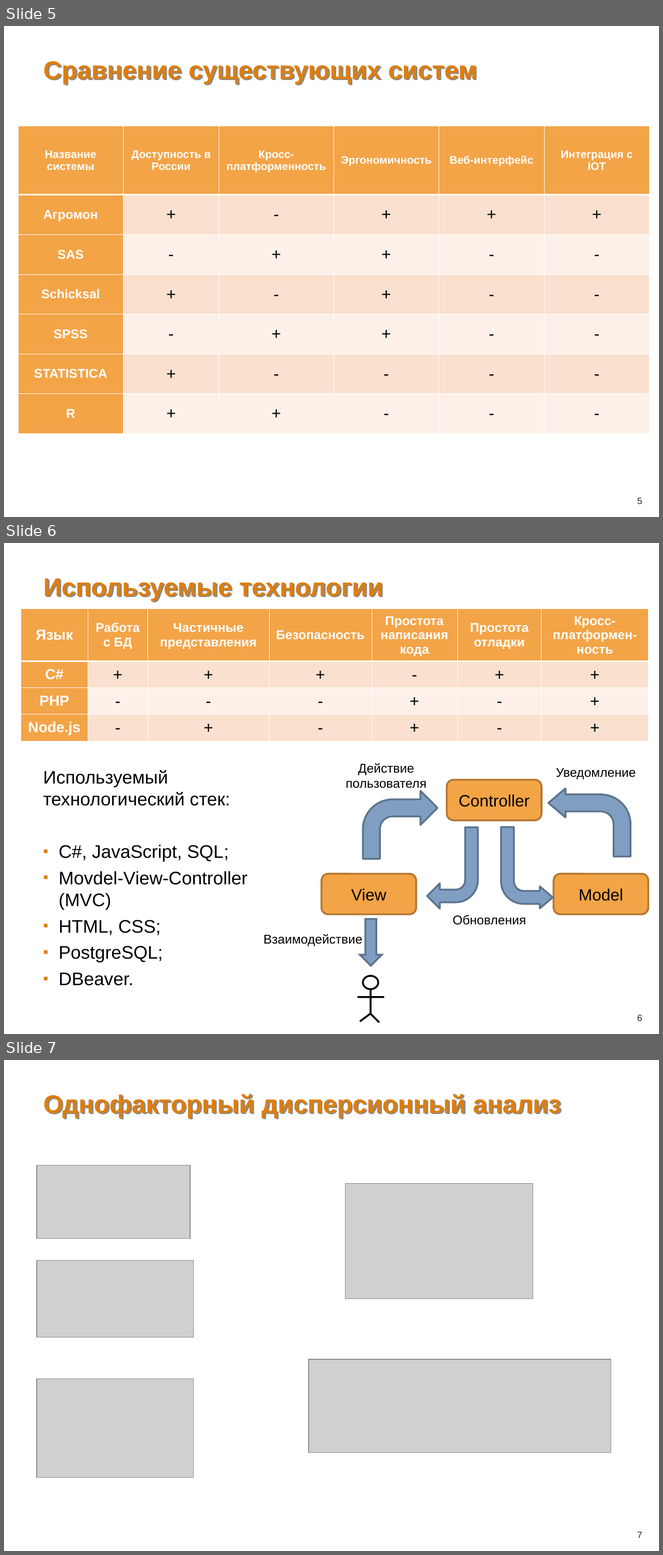
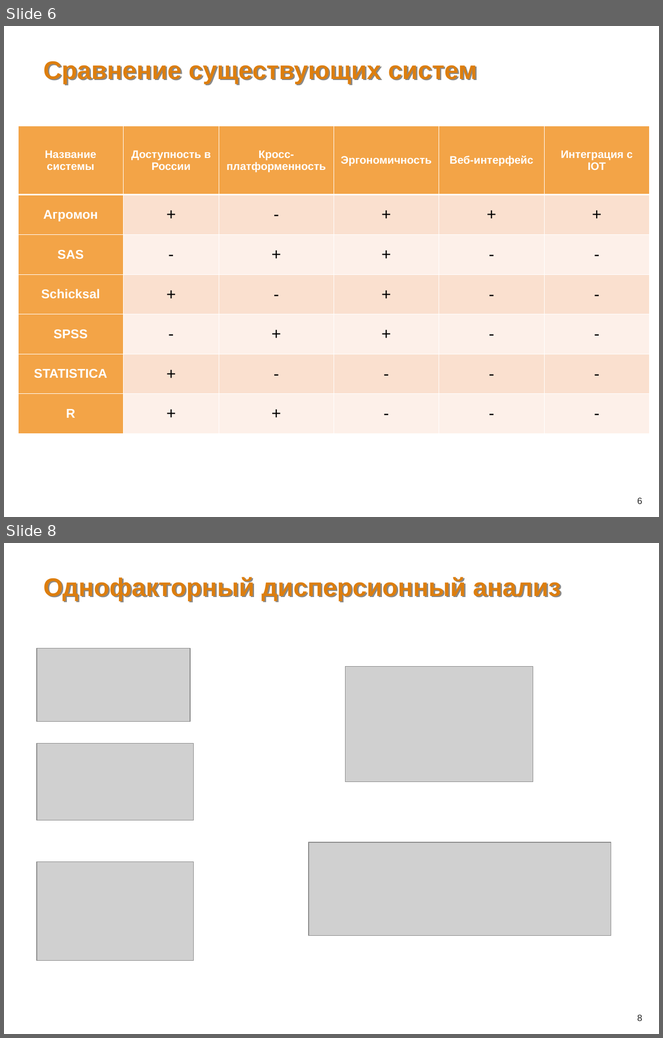
Before and after one commit to kradunches/ari-metiostation, a slide deck: doc/Презентация.ppt. Shown one above the other, each under a label of ours: slides 5, 6 and 7 before the commit, slides 6 and 8 after it; the slides between them are not shown. The pictures are 663x1555 and 663x1038 pixels, drawn with LibreOffice and Linux fonts; fonts in the diff are those of the drawing; grey boxes stand for pictures; background and template pictures are left out. Boxes give left, top, right and bottom in pixels: in the first picture for what was removed or moved away, otherwise in the second. Text is boxed around its words. In the diff, an @@ line names an element or a change of style, - is before the commit and + after.

```diff
--- a/doc/Презентация.ppt
+++ b/doc/Презентация.ppt
@@ slide 6 removed at (4,543,659,1034), background picture (left out) @@
@@ title removed at (44,578,383,601) @@
-Используемые технологии
@@ table removed at (21,609,648,742), 4 rows, 7 columns @@
-Язык | Работа с БД | Частичные представления | Безопасность | Простота написания кода | Простота отладки | Кросс-платформен-ность
-C# | + | + | + | - | + | +
-PHP | - | - | - | + | - | +
-Node.js | - | + | - | + | - | +
@@ text removed at (43,770,247,986) @@
-Используемый технологический стек:
-▪ C#, JavaScript, SQL;
-▪ Movdel-View-Controller (MVC)
-▪ HTML, CSS;
-▪ PostgreSQL;
-▪ DBeaver.
@@ text removed at (346,763,426,791) @@
-Действие пользователя
@@ text removed at (556,768,636,780) @@
-Уведомление
@@ freeform shape removed at (363,792,438,860) @@
@@ rounded rectangle removed at (447,780,542,821) @@
-Controller
@@ freeform shape removed at (548,788,631,857) @@
@@ freeform shape removed at (427,827,478,909) @@
@@ freeform shape removed at (501,827,553,909) @@
@@ rounded rectangle removed at (322,874,417,914) @@
-View
@@ rounded rectangle removed at (554,874,649,914) @@
-Model
@@ text removed at (453,915,526,925) @@
-Обновления
@@ down arrow removed at (360,919,382,966) @@
@@ text removed at (263,934,363,947) @@
-Взаимодействие
@@ group removed at (358,976,384,1022): 4 lines, 1 ellipse @@
@@ page number removed at (637,1015,643,1021) @@
-6
@@ what was slide 5 is now slide 6 @@
@@ page number at (637,498,643,504): text changed @@
-5
+6
@@ what was slide 7 is now slide 8 @@
@@ page number at (637,1015,643,1021): text changed @@
-7
+8
```
Also in this commit, not shown: 5 slides changed, 2 slides added, 1 other file.
